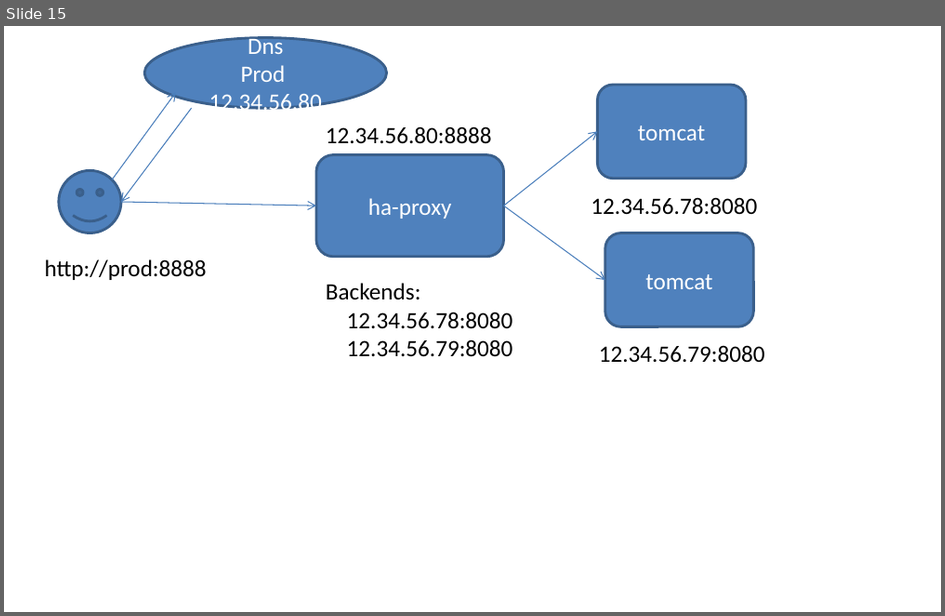
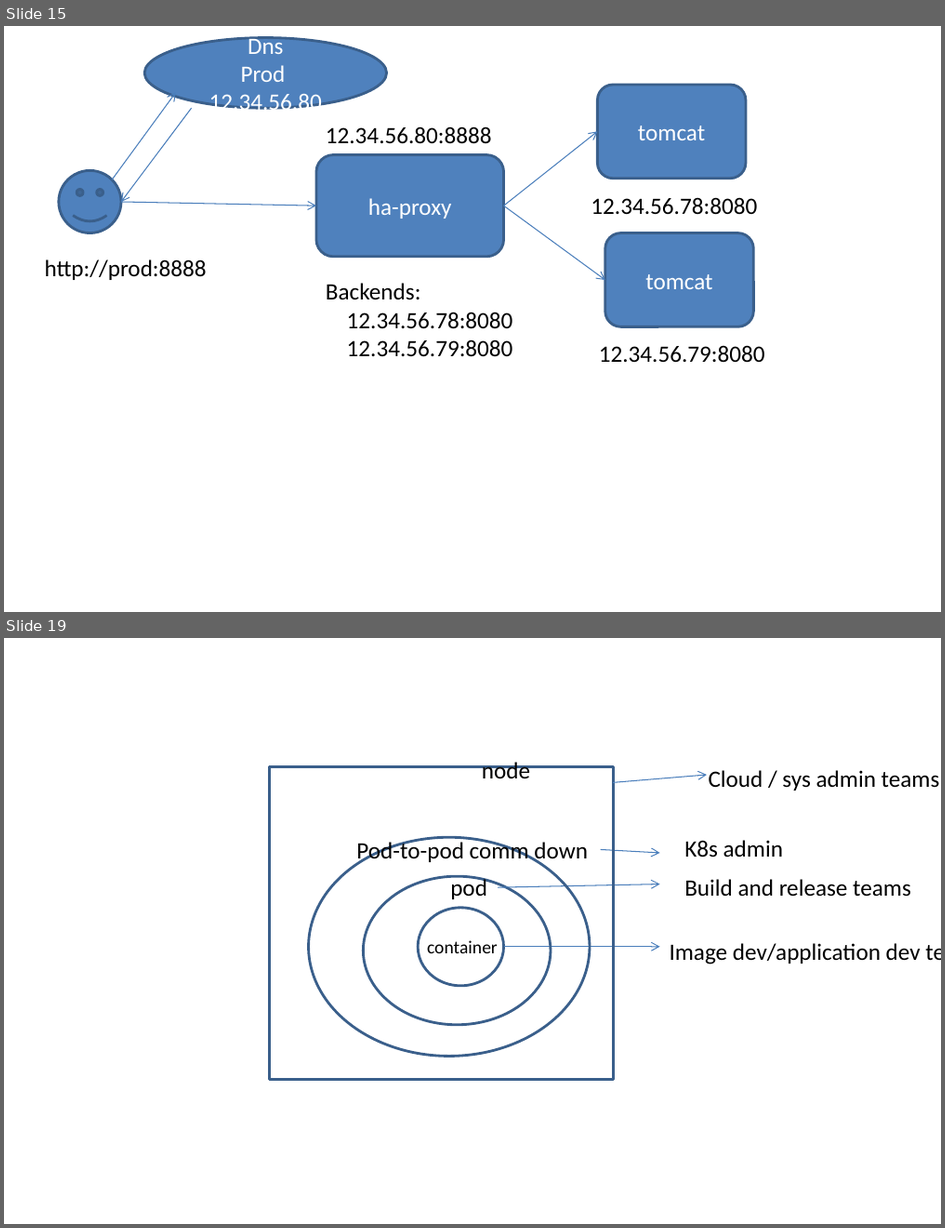
Before and after one commit to AdityaSP/ora-jul15-dock-kube, a slide deck: rough-diag.pptx. Shown one above the other, each under a label of ours: slide 15 before the commit, slides 15 and 19 after it; the slides between them are not shown. The pictures are 945x616 and 945x1228 pixels, drawn with LibreOffice and Linux fonts; fonts in the diff are those of the drawing. Boxes give left, top, right and bottom in pixels: in the first picture for what was removed or moved away, otherwise in the second. Text is boxed around its words. In the diff, an @@ line names an element or a change of style, - is before the commit and + after.

```diff
--- a/rough-diag.pptx
+++ b/rough-diag.pptx
@@ slide 19 added at (4,638,941,1224), background #FFFFFF @@
@@ rectangle added at (269,767,613,1080), outline #3A5F8C 2 pt @@
@@ text added at (482,762,530,778), 18 pt, text #000000 @@
+node
@@ arrow added from (613, 782) to (707, 775), #4B7EBC 0.75 pt @@
@@ text added at (709,770,941,791), 18 pt, text #000000 @@
+Cloud / sys admin teams
@@ ellipse added at (309,837,590,1056), outline #3A5F8C 2 pt @@
@@ text added at (356,839,588,864), 18 pt, text #000000 @@
+Pod-to-pod comm down
@@ arrow added from (600, 850) to (661, 853), #4B7EBC 0.75 pt @@
@@ text added at (685,840,783,857), 18 pt, text #000000 @@
+K8s admin
@@ ellipse added at (363,876,551,1024), outline #3A5F8C 2 pt @@
@@ text added at (450,877,488,899), 18 pt, text #000000 @@
+pod
@@ arrow added from (498, 887) to (661, 884), #4B7EBC 0.75 pt @@
@@ text added at (685,879,912,897), 18 pt, text #000000 @@
+Build and release teams
@@ ellipse added at (419,908,504,986), outline #3A5F8C 2 pt @@
@@ text added at (427,940,498,953), 14 pt, text #000000 @@
+container
@@ text added at (670,943,921,964), 18 pt, text #000000 @@
+Image dev/application dev team
@@ arrow added from (503, 947) to (661, 947), #4B7EBC 0.75 pt @@
```
Also in this commit, not shown: 3 other slides added.
